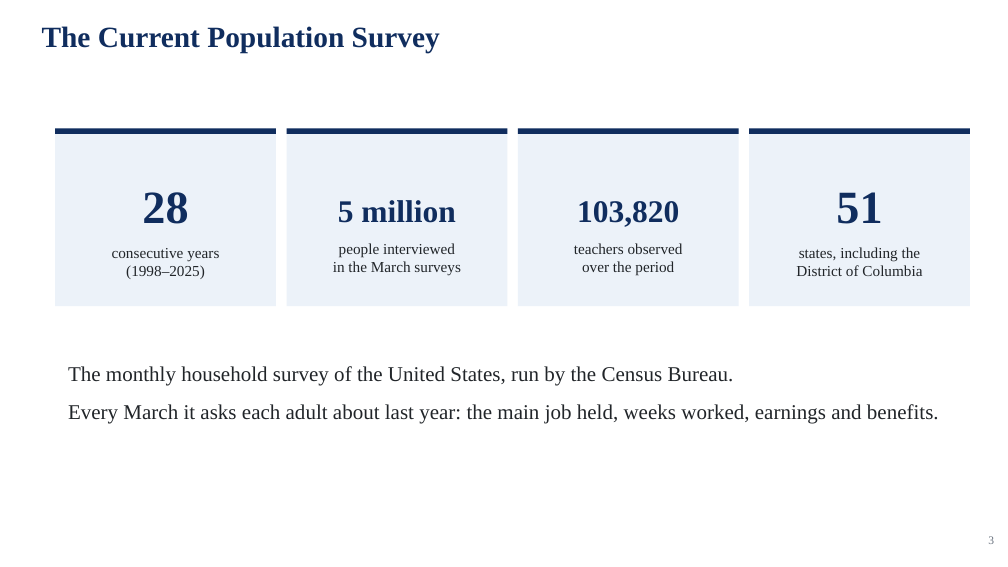
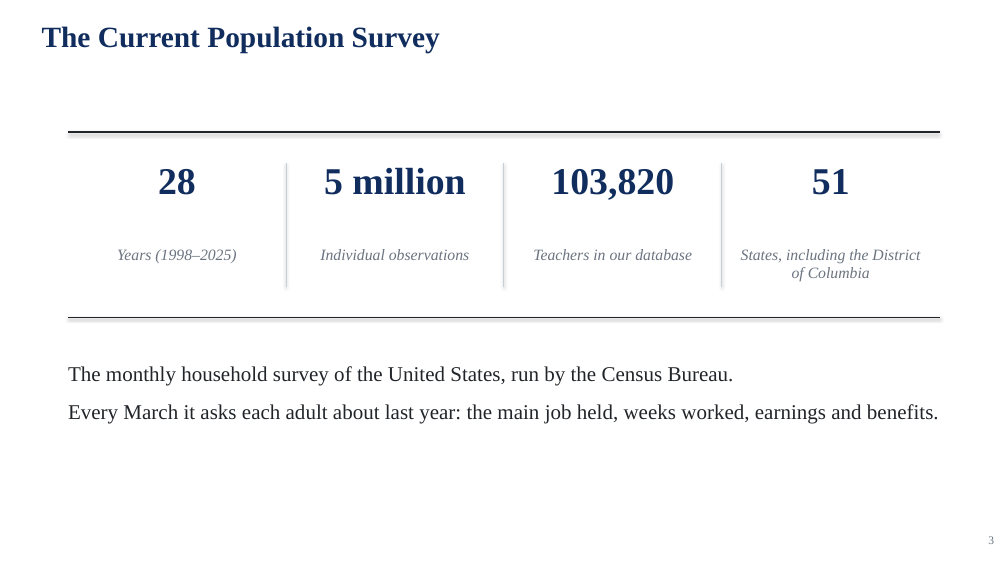
Before and after one commit to jedr1-ship-it/Alternative-Pathways----Quant, a slide deck: slide 3 of report/data_cluster/Proyect_US_policy.pptx. Drawn at 1008x567 pixels with LibreOffice and Linux fonts; fonts in the diff are those of the drawing. Boxes give left, top, right and bottom in pixels: in the first picture for what was removed or moved away, otherwise in the second. Text is boxed around its words. In the diff, an @@ line names an element or a change of style, - is before the commit and + after.

```diff
--- a/report/data_cluster/Proyect_US_policy.pptx
+++ b/report/data_cluster/Proyect_US_policy.pptx
@@ rectangle removed at [55, 129, 276, 134] @@
@@ line added from (68, 132) to (940, 132), #212529 1.6 pt @@
@@ rectangle removed at [287, 129, 507, 306] @@
-5 million
-people interviewed
-in the March surveys
@@ rectangle removed at [287, 129, 507, 134] @@
@@ rectangle removed at [518, 129, 739, 306] @@
-103,820
-teachers observed
-over the period
@@ rectangle removed at [518, 129, 739, 134] @@
@@ rectangle removed at [749, 129, 970, 134] @@
@@ text added at [158, 169, 196, 195], 36 pt, text #102D5E, bold @@
+28
@@ line added from (286, 163) to (286, 287), #C9CFD6 0.75 pt @@
@@ text added at [324, 167, 465, 195], 36 pt, text #102D5E, bold @@
+5 million
@@ line added from (504, 163) to (504, 287), #C9CFD6 0.75 pt @@
@@ text added at [551, 169, 674, 200], 36 pt, text #102D5E, bold @@
+103,820
@@ line added from (722, 163) to (722, 287), #C9CFD6 0.75 pt @@
@@ text added at [812, 169, 850, 195], 36 pt, text #102D5E, bold @@
+51
@@ text "Years (1998–2025)" at [117, 249, 236, 263]: vertical alignment middle to top; fill #ECF2F9 to none @@
@@ text "Years (1998–2025)": place and size @@
-text "Years (1998–2025)" at [55, 129, 276, 306]
+text "Years (1998–2025)" at [117, 249, 236, 263]
@@ text at [117, 249, 236, 263]: text changed; size 14.5 to 15 pt; text colour #212529 to #6B7480; italic on @@
-28
-consecutive years
-(1998–2025)
+Years (1998–2025)
@@ text added at [320, 249, 469, 260], 15 pt, text #6B7480, italic @@
+Individual observations
@@ text added at [533, 249, 692, 260], 15 pt, text #6B7480, italic @@
+Teachers in our database
@@ text "States, including the District of ...": place and size @@
-text "States, including the District of ..." at [749, 129, 970, 306]
+text "States, including the District of ..." at [741, 249, 920, 281]
@@ text "States, including the District of ..." at [741, 249, 920, 281]: vertical alignment middle to top; fill #ECF2F9 to none @@
@@ text at [741, 249, 920, 281]: text changed; size 14.5 to 15 pt; text colour #212529 to #6B7480; italic on @@
-51
-states, including the
-District of Columbia
+States, including the District of Columbia
@@ line added from (68, 318) to (940, 318), #212529 0.6 pt @@
```
Also in this commit, not shown: 14 other slides changed, 1 slide added, 1 other file.
